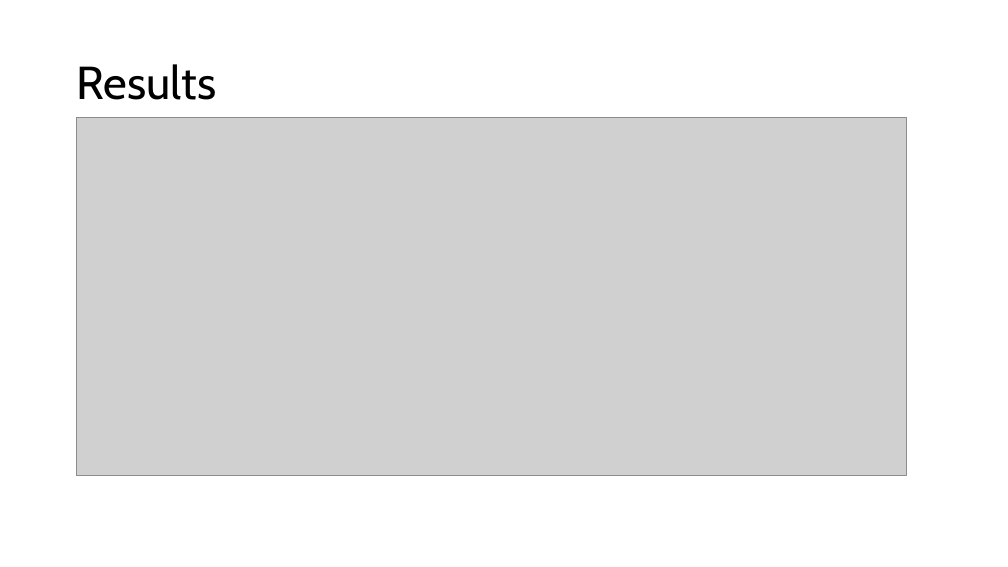
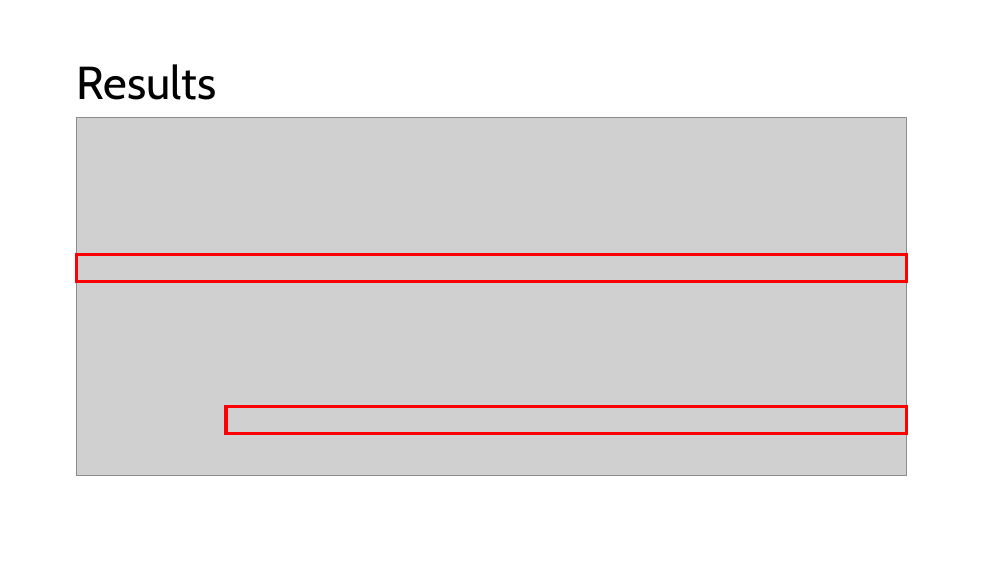
Before and after one commit to BecTome/UPC_MasterArtificialIntelligence, a slide deck: slide 11 of HLE/TrialGPT.pptx. Drawn at 1008x567 pixels with LibreOffice and Linux fonts; fonts in the diff are those of the drawing; grey boxes stand for pictures. Boxes give left, top, right and bottom in pixels: in the first picture for what was removed or moved away, otherwise in the second. Text is boxed around its words. In the diff, an @@ line names an element or a change of style, - is before the commit and + after.

```diff
--- a/HLE/TrialGPT.pptx
+++ b/HLE/TrialGPT.pptx
@@ rectangle added at (76, 254, 907, 281), outline #FF0000 3 pt @@
@@ rectangle added at (226, 407, 907, 434), outline #FF0000 3 pt @@
```
Also in this commit, not shown: 3 other slides changed, 1 other file.
